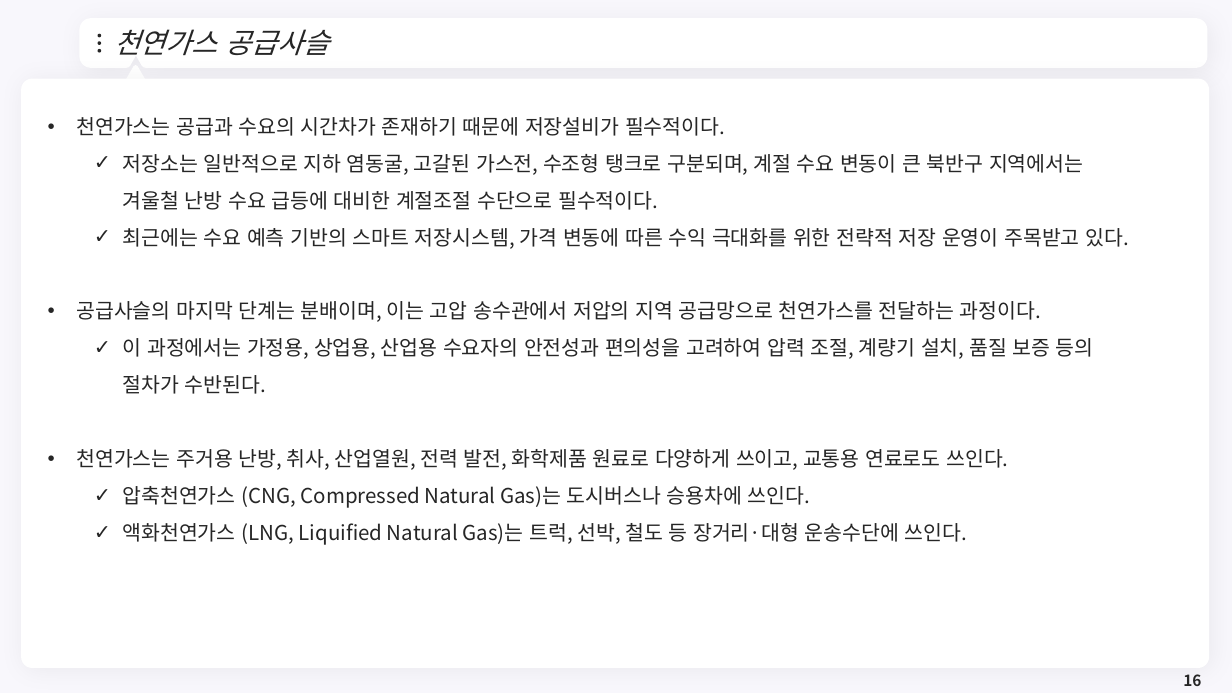
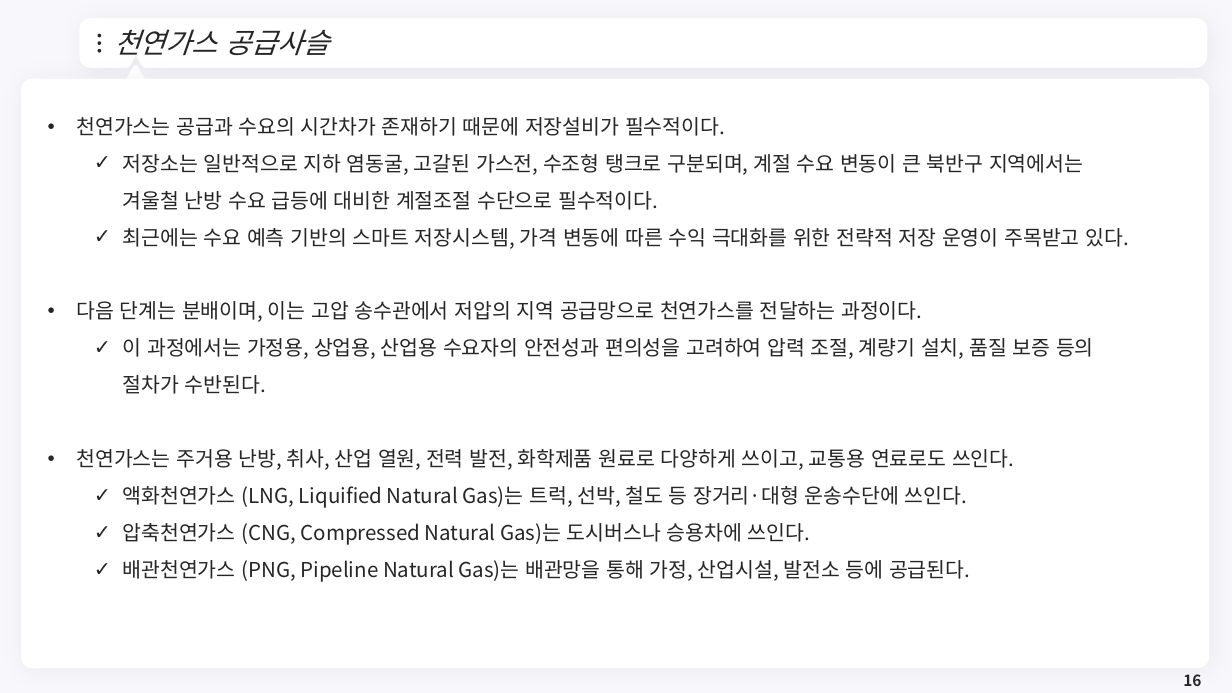
Before and after one commit to meandthey/Teaching, a slide deck: slide 16 of 에너지경제학/자원에너지경제학_Chapter_4 (가스).pptx. Drawn at 1232x693 pixels with LibreOffice and Linux fonts; fonts in the diff are those of the drawing; background and template pictures are left out. Boxes give left, top, right and bottom in pixels: in the first picture for what was removed or moved away, otherwise in the second. Text is boxed around its words. In the diff, an @@ line names an element or a change of style, - is before the commit and + after.

```diff
--- a/에너지경제학/자원에너지경제학_Chapter_4 (가스).pptx
+++ b/에너지경제학/자원에너지경제학_Chapter_4 (가스).pptx
@@ text at box(76, 301, 922, 322): text changed @@
-• 공급사슬의 마지막 단계는 분배이며, 이는 고압 송수관에서 저압의 지역 공급망으로 천연가스를 전달하는 과정이다.
+• 다음 단계는 분배이며, 이는 고압 송수관에서 저압의 지역 공급망으로 천연가스를 전달하는 과정이다.
@@ text at box(76, 449, 1014, 508): text changed @@
-• 천연가스는 주거용 난방, 취사, 산업열원, 전력 발전, 화학제품 원료로 다양하게 쓰이고, 교통용 연료로도 쓰인다.
+• 천연가스는 주거용 난방, 취사, 산업 열원, 전력 발전, 화학제품 원료로 다양하게 쓰이고, 교통용 연료로도 쓰인다.
+  ✓ 액화천연가스 (LNG, Liquified Natural Gas)는 트럭, 선박, 철도 등 장거리·대형 운송수단에 쓰인다.
@@ text at box(123, 560, 970, 582): text changed @@
-  ✓ 액화천연가스 (LNG, Liquified Natural Gas)는 트럭, 선박, 철도 등 장거리·대형 운송수단에 쓰인다.
+  ✓ 배관천연가스 (PNG, Pipeline Natural Gas)는 배관망을 통해 가정, 산업시설, 발전소 등에 공급된다.
```
Also in this commit, not shown: 19 other slides changed, 2 slides removed, 1 other file.
